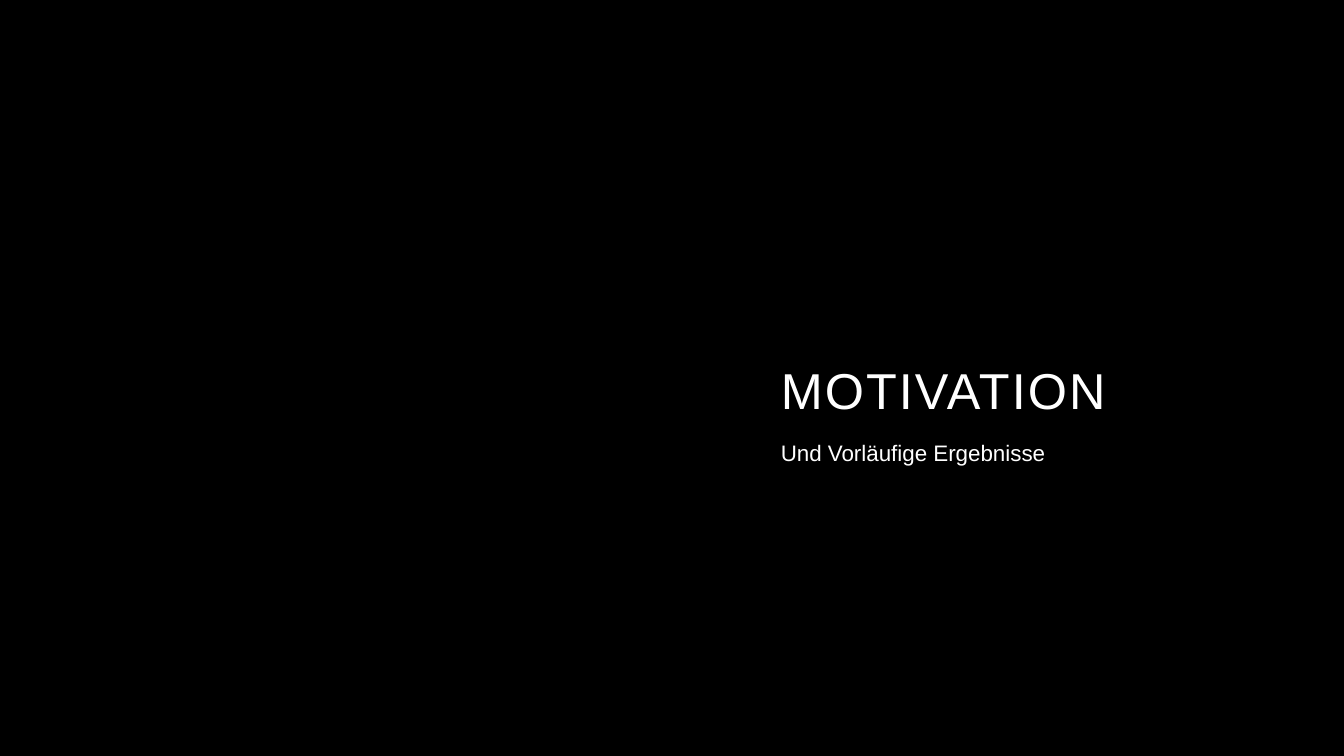
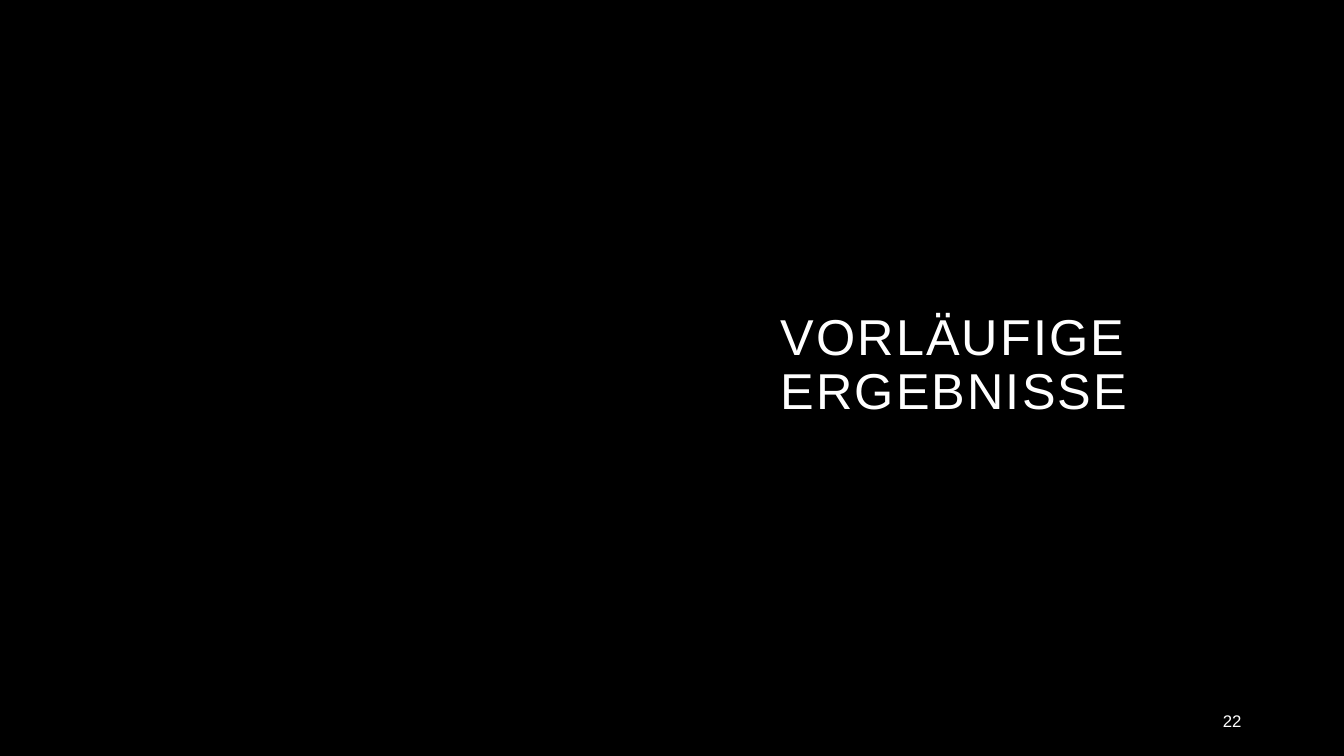
Before and after one commit to p-spohr/NN-Portfolio-Optimizer, a slide deck: slide 22 of Präsentation/pspohr - SLIFI Abschlusspräsentation 23Jan2024.pptx (slide 7 before the commit). Drawn at 1344x756 pixels with LibreOffice and Linux fonts; fonts in the diff are those of the drawing; background and template pictures are left out. Boxes give left, top, right and bottom in pixels: in the first picture for what was removed or moved away, otherwise in the second. Text is boxed around its words. In the diff, an @@ line names an element or a change of style, - is before the commit and + after.

```diff
--- a/Präsentation/pspohr - SLIFI Abschlusspräsentation 23Jan2024.pptx
+++ b/Präsentation/pspohr - SLIFI Abschlusspräsentation 23Jan2024.pptx
@@ title at (781, 315, 1127, 410): text changed @@
-MOTIVATION
+VORLÄUFIGE
+ERGEBNISSE
@@ subtitle removed at (781, 444, 1045, 466) @@
-Und Vorläufige Ergebnisse
@@ page number added at (1223, 715, 1242, 727), 12 pt, text #FFFFFF @@
+22
```
Also in this commit, not shown: 11 other slides changed, 14 slides added, 4 slides removed, 1 other file.
